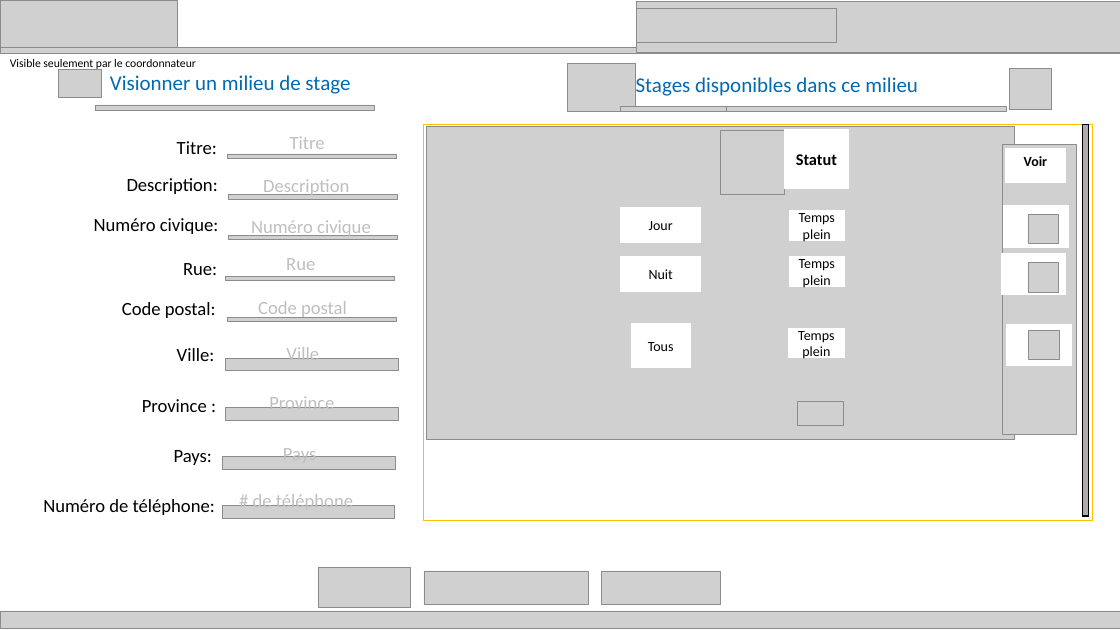
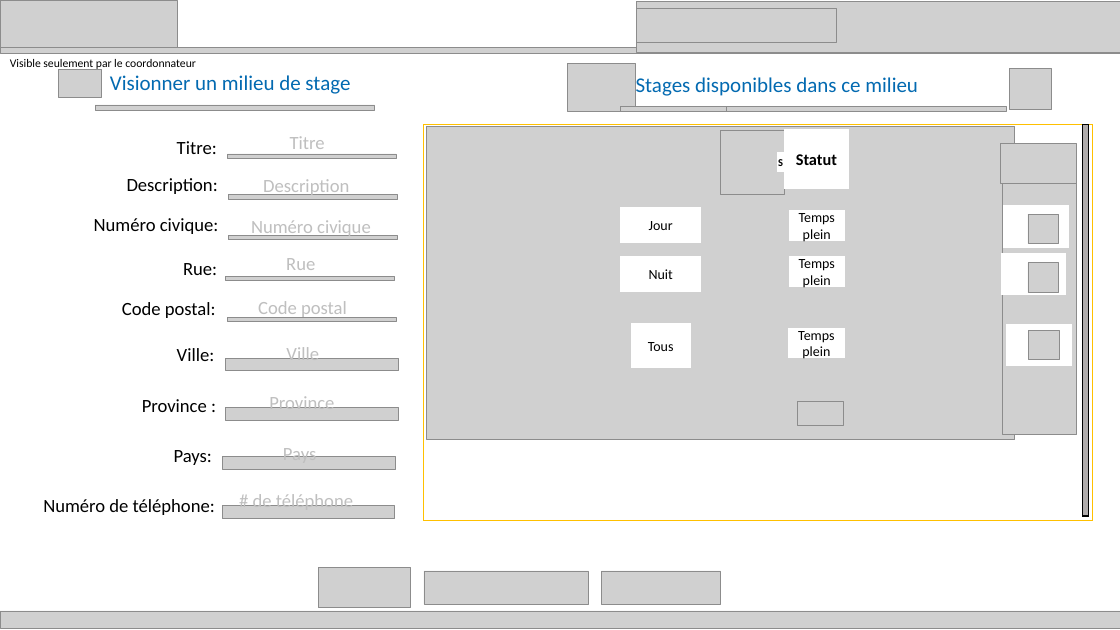
Before and after one commit to zacouse/GestionStages, a slide deck: slide 4 of Documentation/SchémaModificationMilieudeStage.pptx. Drawn at 1120x630 pixels with LibreOffice and Linux fonts; fonts in the diff are those of the drawing; grey boxes stand for pictures. Boxes give left, top, right and bottom in pixels: in the first picture for what was removed or moved away, otherwise in the second. Text is boxed around its words. In the diff, an @@ line names an element or a change of style, - is before the commit and + after.

```diff
--- a/Documentation/SchémaModificationMilieudeStage.pptx
+++ b/Documentation/SchémaModificationMilieudeStage.pptx
@@ picture added at (x1=1000, y1=144, x2=1076, y2=183) @@
@@ rectangle removed at (x1=1006, y1=149, x2=1065, y2=182) @@
-Voir
@@ rectangle added at (x1=778, y1=153, x2=784, y2=171), fill #FFFFFF, outline #FFFFFF 1 pt, 9 pt, text #000000, bold @@
+S
```
Also in this commit, not shown: 7 other slides changed, 4 other files.
